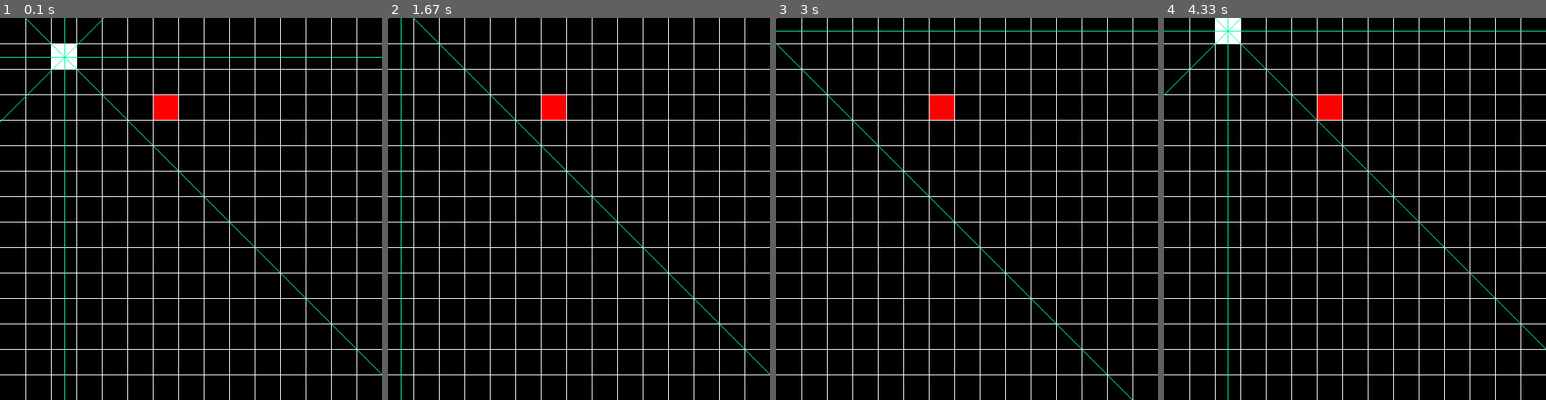
Above: before the commit, frames 1-4 (left to right).
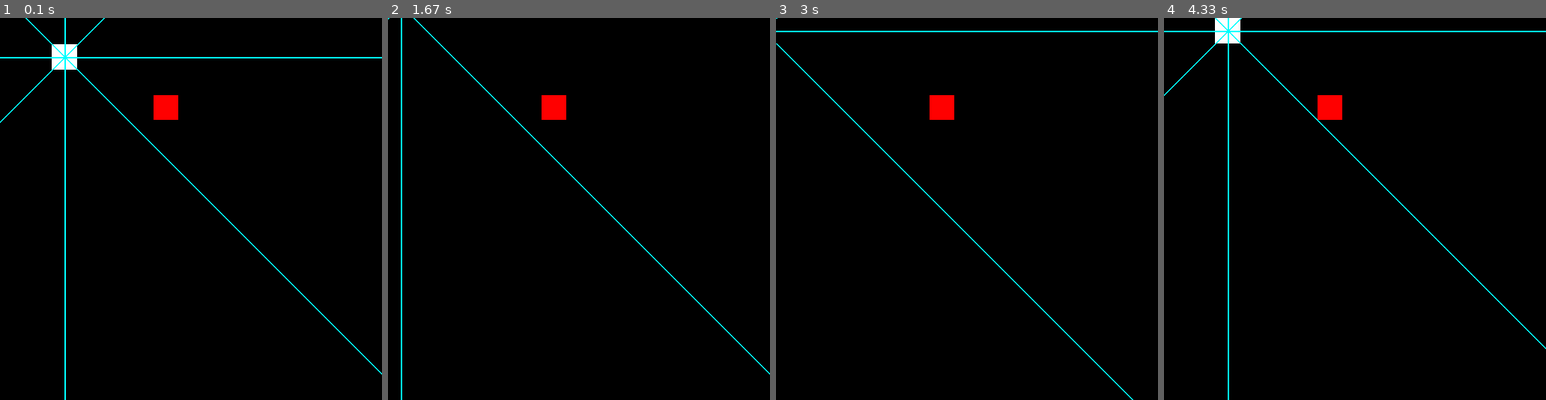
Above: after the commit, the same moments.

Repository: ElijahDoyle/NEAT-snake
Game: pygame game, started from main.py
Two runs of this game, one before a commit and one after it. Both use one fixed random seed, a clock stepped at 60 frames per second and the inputs below.
Inputs:
- Up to frame 1 (0.1 s): no input
- Up to frame 2 (1.67 s): hold Right 0.33-0.8 s; hold Up 0.83-1.13 s; tap Space at 0.9 s
- Up to frame 3 (3 s): hold Left 1.67-2.2 s; tap Space at 1.73, 2.03, 2.85 s; hold Left from 2.78 s (still down)
- Up to frame 4 (4.33 s): release Left at 3.3 s; hold Up 3.33-4.05 s; tap Space at 3.4, 4.15 s; hold Right from 4.08 s (still down)

The runs differ from the first frame. In frame 1, 6.6% of the frame differs, in the area x 0-100%, y 0-100%; in frame 2, 6.1%; in frame 3, 6.1%; in frame 4, 6.6%.

Commit message:
Trying to configure the NN side of things now

Diff:
--- a/SnakeNN.py
+++ b/SnakeNN.py
@@ -5,32 +5,39 @@
 from drawGrid import drawGrid
 import os
 import neat
-
-
-def snakeSense(snake, snack, width, interval)
-    # the snake will be able to see in 8 directions, and determine the distance from an apple, its own body and a wall
-    #the snake's forwards vision
-    distFromWallUP = snake.pos[1]
-    distFromWallDown = width//snake.pos[1]
-    distFromWallLeft = snake.pos[0]
-    distFromWallRight = width//snake.pos[0]
+from snakeSense import *
 
 
 def eval_genomes(genomes, config):
+    rows = 15
+    width = 510
+    height = 510
+
     #time for neat stuff
+    nets = []
+    ge = []
+    snakes = []
+    snacks = []
     for genome_id, genome in genomes:
         genome.fitness = 0
         net = neat.nn.FeedForwardNetwork.create(genome, config)
+        nets.append(net)
+        ge.append(genome)
+        snake = Snake([35, 35], (255, 255, 255), width // rows)
+        snakes.append(snake)
+
+
+
 
 
     pygame.init()
     fps = 10
     clock = pygame.time.Clock()
-    rows = 15
-    width = 510
-    height = 510
-    player = Snake([1, 1], (255, 255, 255), width // rows)
-    snack = Cube(randomSnack(rows, player, width // rows), 0, 0, width // rows - 1, color=(255, 0, 0))
+
+    for i, snake in enumerate(snakes):
+        snack = Cube(randomSnack(rows, snake, width // rows), 0, 0, width // rows - 1, color=(255, 0, 0), layer=i)
+        snacks.append(snack)
+
     screen = pygame.display.set_mode((width, height))
 
     running = True
@@ -38,23 +45,40 @@
 
         screen.fill((0, 0, 0))
         drawGrid(rows, rows, width, height, width // rows, screen)
-        if player.body[0].pos == snack.pos:
-            player.addCube()
-            snack = Cube(randomSnack(rows, player, width // rows), 0, 0, width // rows - 1, color=(255, 0, 0))
-        snack.draw(screen)
+        for i, snake in enumerate(snakes):
 
-        player.move()
-        player.draw(screen)
+            if snake.body[0].pos == snacks[i].pos:
+                ge[i].fitness += 5
+                snake.addCube()
+                newSnack = Cube(randomSnack(rows, snake, width // rows), 0, 0, width // rows - 1, color=(255, 0, 0), layer=i)
+                snacks[i] = newSnack
+            if snack.layer == 1:
+                snack.draw(screen)
+            snakeInputs = snakeSenses(snake, snacks[i], width, width // rows, screen)
+            inputs = snakeInputs.snakeVision()
+            outputs = nets[i].activate(inputs)
+
+            snake.move(outputs)
+
+
+            for x in range(len(snake.body)):
+                if snake.body[x].pos in list(map(lambda z: z.pos, snake.body[x + 1:])):
+                    ge[i].fitness -= 5
+                    ge.pop(i)
+                    nets.pop(i)
+                    snakes.pop(i)
+                    snacks.pop(i)
+                    break
+            if snake.head.pos[0] < 0 or snake.head.pos[0] > width or snake.head.pos[1] < 0 or snake.head.pos[1] > width:
+                ge[i].fitness -= 5
+                ge.pop(i)
+                nets.pop(i)
+                snakes.pop(i)
+                snacks.pop(i)
+
+        snakes[1].draw(screen)
+        ge[i].fitness += .1
         pygame.display.update()
-        for x in range(len(player.body)):
-            if player.body[x].pos in list(map(lambda z: z.pos, player.body[x + 1:])):
-                print('Score: ', len(player.body))
-                pygame.time.delay(1000)
-                player.reset((1, 1))
-                break
-        if player.head.pos[0] < 0 or player.head.pos[0] > width or player.head.pos[1] < 0 or player.head.pos[1] > width:
-            pygame.time.delay(1000)
-            player.reset((1, 1))
         pygame.time.delay(50)
         clock.tick(fps)
 
@@ -67,7 +91,8 @@
     popu.add_reporter(stats)
     popu.add_reporter(neat.StdOutReporter(True))
     winner = popu.run(eval_genomes, 50)
+
 if __name__ == '__main__':
     local_dir = os.path.dirname(__file__)
-    config_path = os.path.join(local_dir, 'Config-HW')
-    run(config_path)
+    configu_path = os.path.join(local_dir, 'Config-HW')
+    run(configu_path)
--- a/cube.py
+++ b/cube.py
@@ -1,12 +1,13 @@
 import pygame
 
 class Cube(object):
-    def __init__(self, pos, dirnx, dirny, sideLength, color):
+    def __init__(self, pos, dirnx, dirny, sideLength, color, layer=1):
         self.pos = pos
         self.dirnx = dirnx
         self.dirny = dirny
         self.sideLength = sideLength
         self.color = color
+        self.layer = layer
 
     def move(self, dirnx, dirny):
         self.dirnx = dirnx
--- a/main.py
+++ b/main.py
@@ -20,7 +20,7 @@
 while running:
 
     screen.fill((0, 0, 0))
-    drawGrid(rows, rows, width, height, width // rows, screen)
+    #drawGrid(rows, rows, width, height, width // rows, screen)
     if player.body[0].pos == snack.pos:
         player.addCube()
         snack = Cube(randomSnack(rows, player, width // rows), 0, 0, width // rows - 1, color=(255, 0, 0))
--- a/snake4NN.py
+++ b/snake4NN.py
@@ -16,7 +16,7 @@
         self.body.append(self.head)
 
     def move(self, NNoutputs):
-
+        bestValue = NNoutputs.index(max(NNoutputs))
         currentpos = tuple(self.head.pos)
 
         if NNoutputs[0]:
@@ -24,7 +24,7 @@
             self.dirny = 0
             self.turns[currentpos] = [self.dirnx, self.dirny]
 
-        elif NNoutputs[1] :
+        elif NNoutputs[1]:
             self.dirnx = 1
             self.dirny = 0
             self.turns[currentpos] = [self.dirnx, self.dirny]
--- a/snakeSense.py
+++ b/snakeSense.py
@@ -44,7 +44,6 @@
 
         for i, slope in enumerate(self.VISION_8):
             currentPos = list(self.snake.head.pos)
-            print(str(i) + " : " + str(currentPos))
             snackDetected = False
             bodyDetected = False
             outsideOfWall = False
@@ -55,8 +54,6 @@
 
                 currentPos[0] += intervalxDist
                 currentPos[1] += intervalyDist
-
-               # print(str(i) + " : " + str(currentPos))
                 if currentPos == self.snack.pos:
                     snackDetected = True
                     sdist = self.distanceBetween(currentPos, self.snack.pos)
@@ -77,7 +74,6 @@
                     wallDist = self.distanceBetween(currentPos, self.snake.head.pos) // self.interval
                     self.distancesToWall.append(wallDist)
                     posOfWall = currentPos
-                   # print(str(i) + " : " + str(wallDist) + " , Pos: " + str(posOfWall))
                     self.wallPositions.append(posOfWall)
                     outsideOfWall = True
 
@@ -87,7 +83,8 @@
             if not bodyDetected:
                 bdDist = 0
                 self.distancesToSnack.append(bdDist)
-        inputs = [self.distancesToWall, self.distancesToSelf, self.distancesToSnack]
+        inputs = self.distancesToWall + self.distancesToSelf + self.distancesToSnack
+        inputs = tuple(inputs)
         return inputs
 
     def drawVision(self):
@@ -107,4 +104,4 @@
         for i, slope in enumerate(VISION_8):
             wallPos = self.wallPositions[i]
             wallPos = [wallPos[0] + self.interval // 2, wallPos[1] + self.interval // 2]
-            pygame.draw.line(self.surface, (0, 255, 155), headPosition, wallPos)
+            pygame.draw.line(self.surface, (0, 255, 255), headPosition, wallPos, 2)
